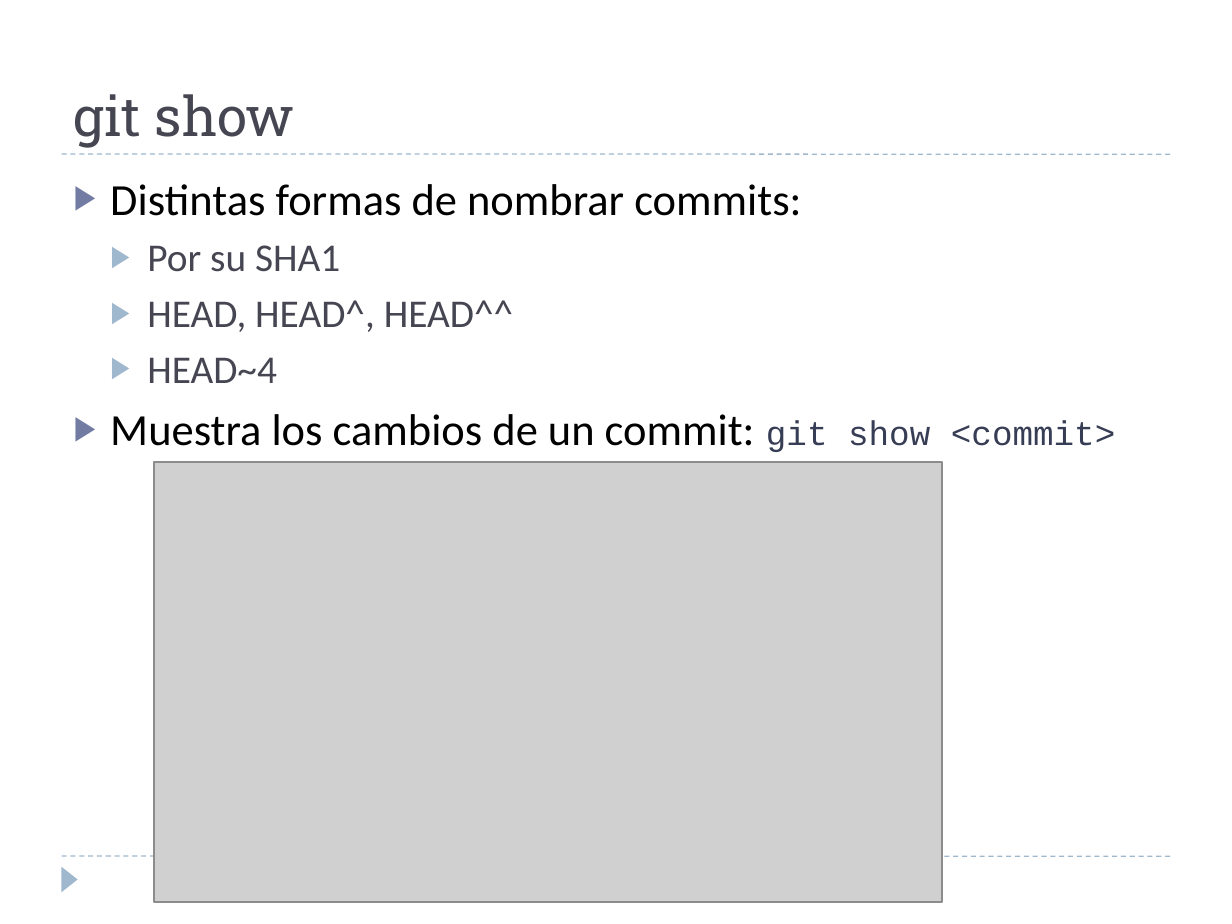
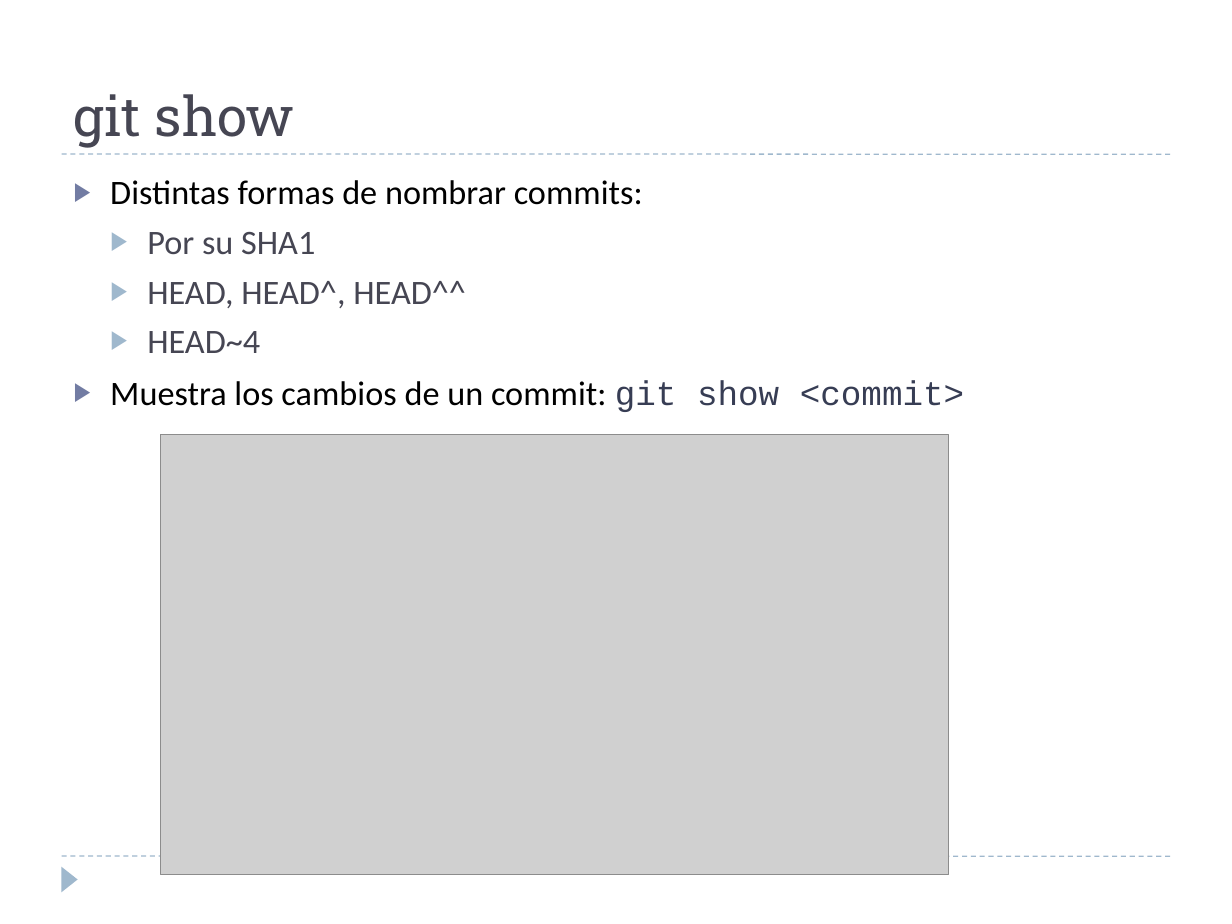
Before and after one commit to martina-if/curso_git, a slide deck: slide 48 of GIT.ppt (slide 42 before the commit). Drawn at 1232x924 pixels with LibreOffice and Linux fonts; fonts in the diff are those of the drawing; grey boxes stand for pictures. Boxes give left, top, right and bottom in pixels: in the first picture for what was removed or moved away, otherwise in the second. Text is boxed around its words. In the diff, an @@ line names an element or a change of style, - is before the commit and + after.

```diff
--- a/GIT.ppt
+++ b/GIT.ppt
@@ text "Distintas formas de nombrar commits:" at <box>110,180,964,412</box>: size 26 to 20 pt in "Distintas formas de nombrar commits:", "Muestra los cambios de un commit:"; size 23 to 20 pt in "Por su SHA1", "HEAD, HEAD^, HEAD^^", "HEAD~4" @@
@@ picture: place and size @@
-picture at <box>154,462,942,902</box>
+picture at <box>160,435,949,875</box>
```
Also in this commit, not shown: 4 other slides changed, 9 slides added.
